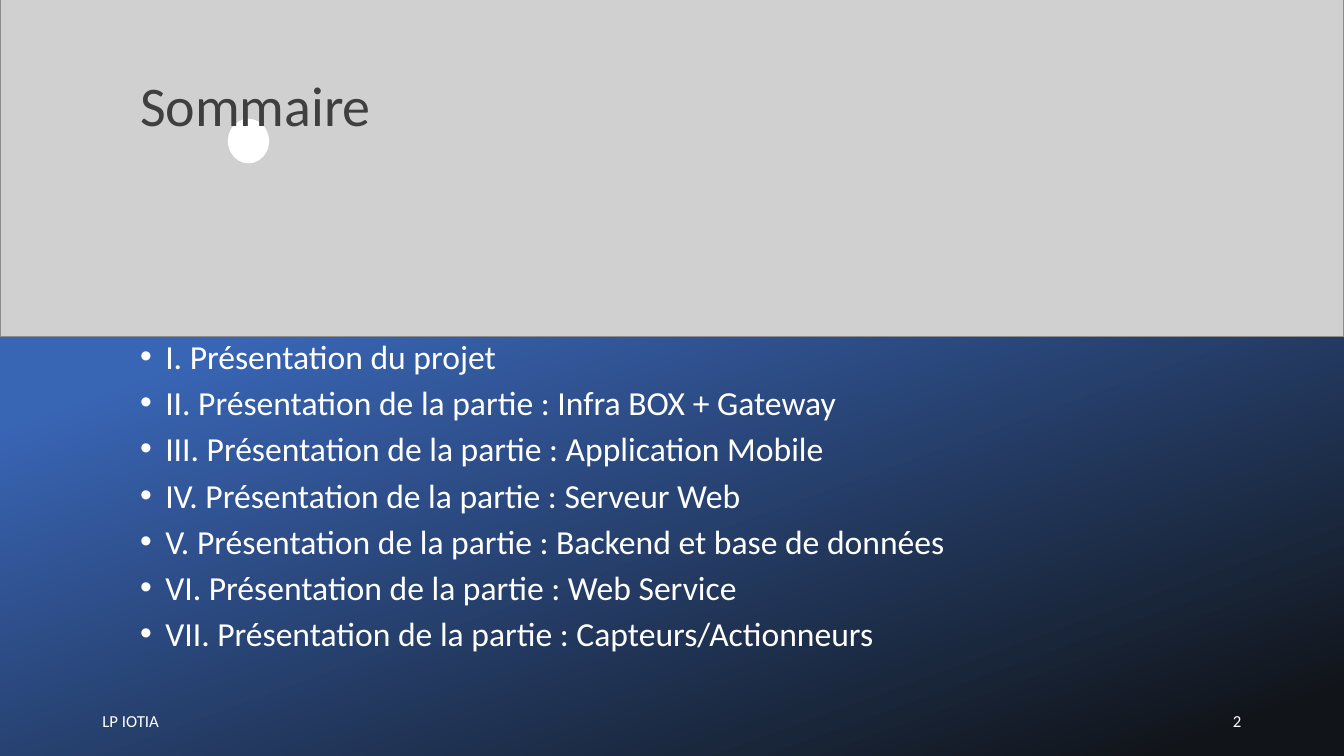
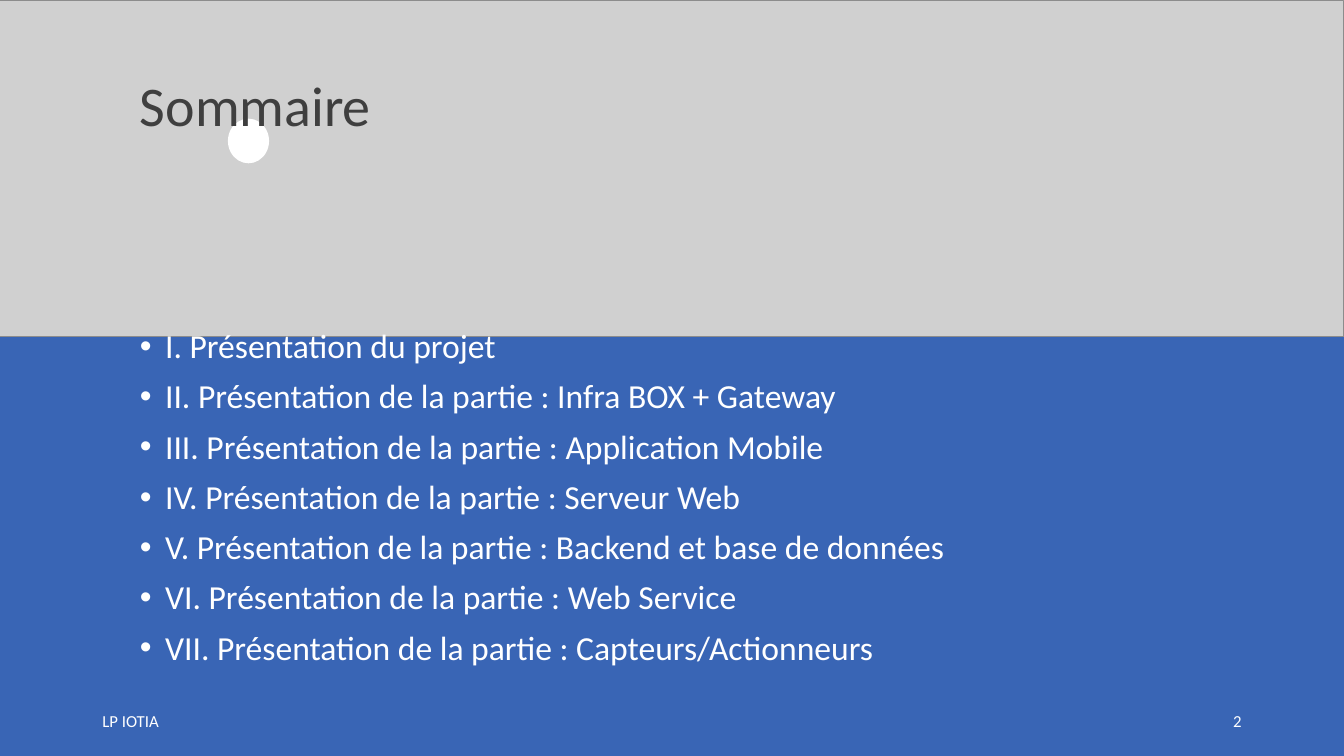
Before and after one commit to LENSAlex/ProjetIotia, a slide deck: slide 2 of Diapo_commun/PresentationCommune.pptx. Drawn at 1344x756 pixels with LibreOffice and Linux fonts; fonts in the diff are those of the drawing; grey boxes stand for pictures. Boxes give left, top, right and bottom in pixels: in the first picture for what was removed or moved away, otherwise in the second. Text is boxed around its words. In the diff, an @@ line names an element or a change of style, - is before the commit and + after.

Commit message:
Partie Web Service

```diff
--- a/Diapo_commun/PresentationCommune.pptx
+++ b/Diapo_commun/PresentationCommune.pptx
@@ picture at (0,0,1344,336): rotation 0 to 180 degrees @@
@@ rectangle at (0,150,1344,756): fill gradient #3965B5 to #11151A to #3965B5 @@
@@ text "I. Présentation du projet" at (165,331,944,666): line spacing 0.8 to 0.9 @@
```
Also in this commit, not shown: 13 other slides changed, 1 slide removed.
